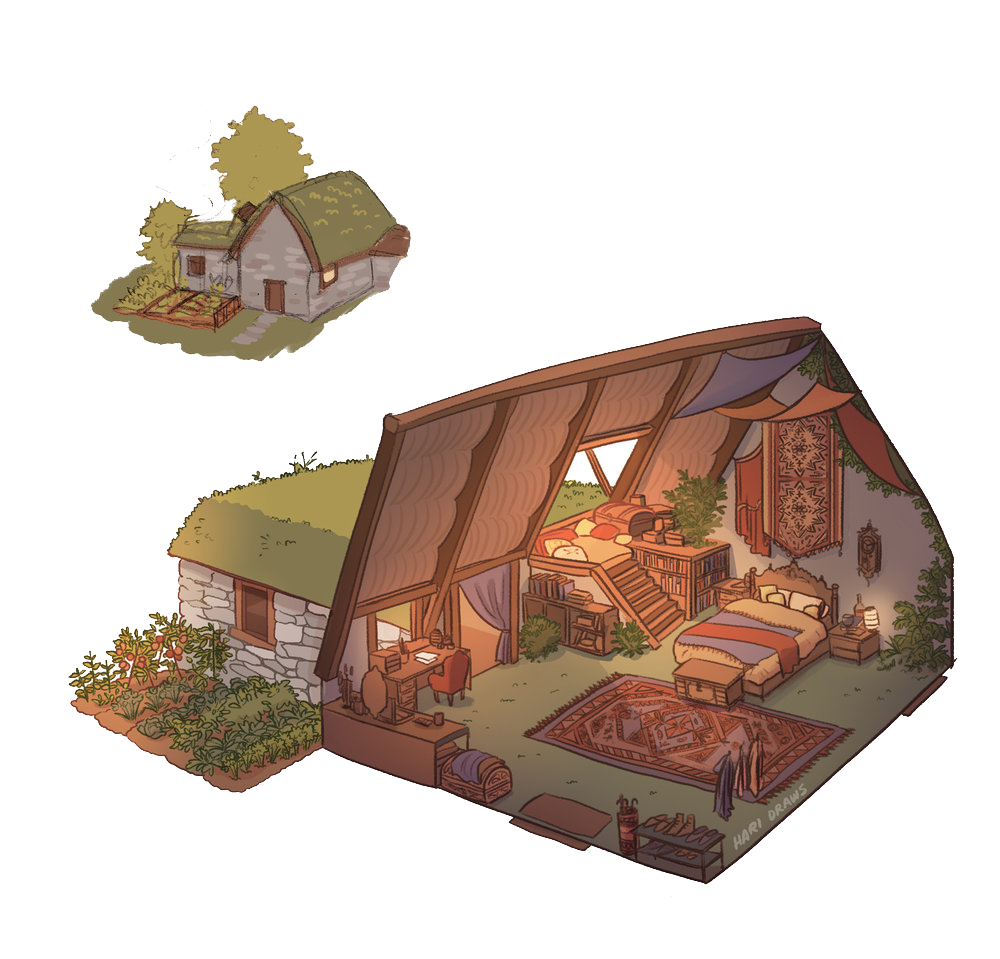
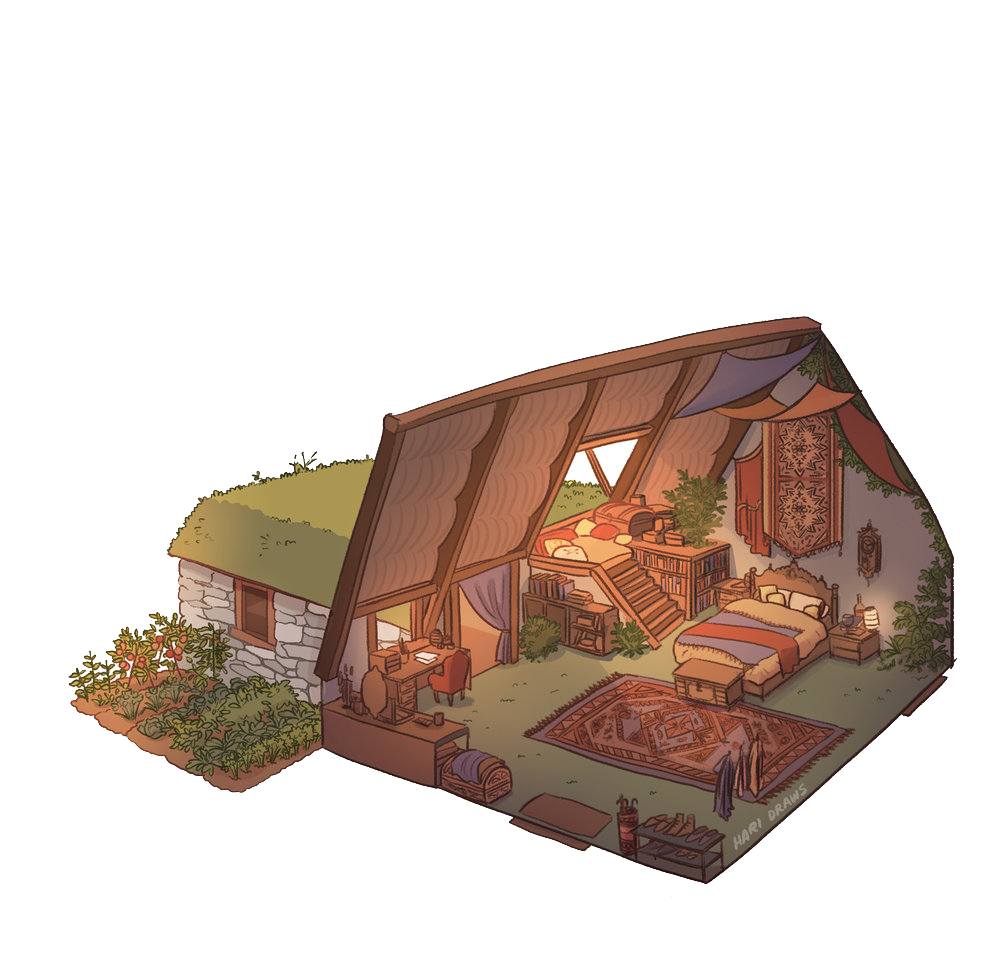
Layered file, before and after one edit (1000px x 959px). Changes by layer:
painted on "Background copy" over [90, 99, 411, 362]
